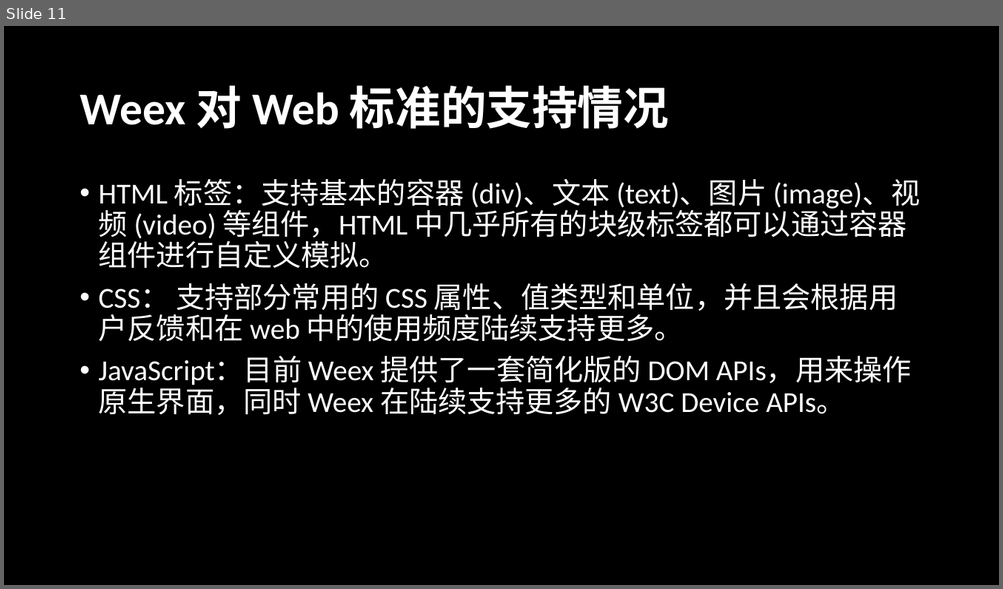
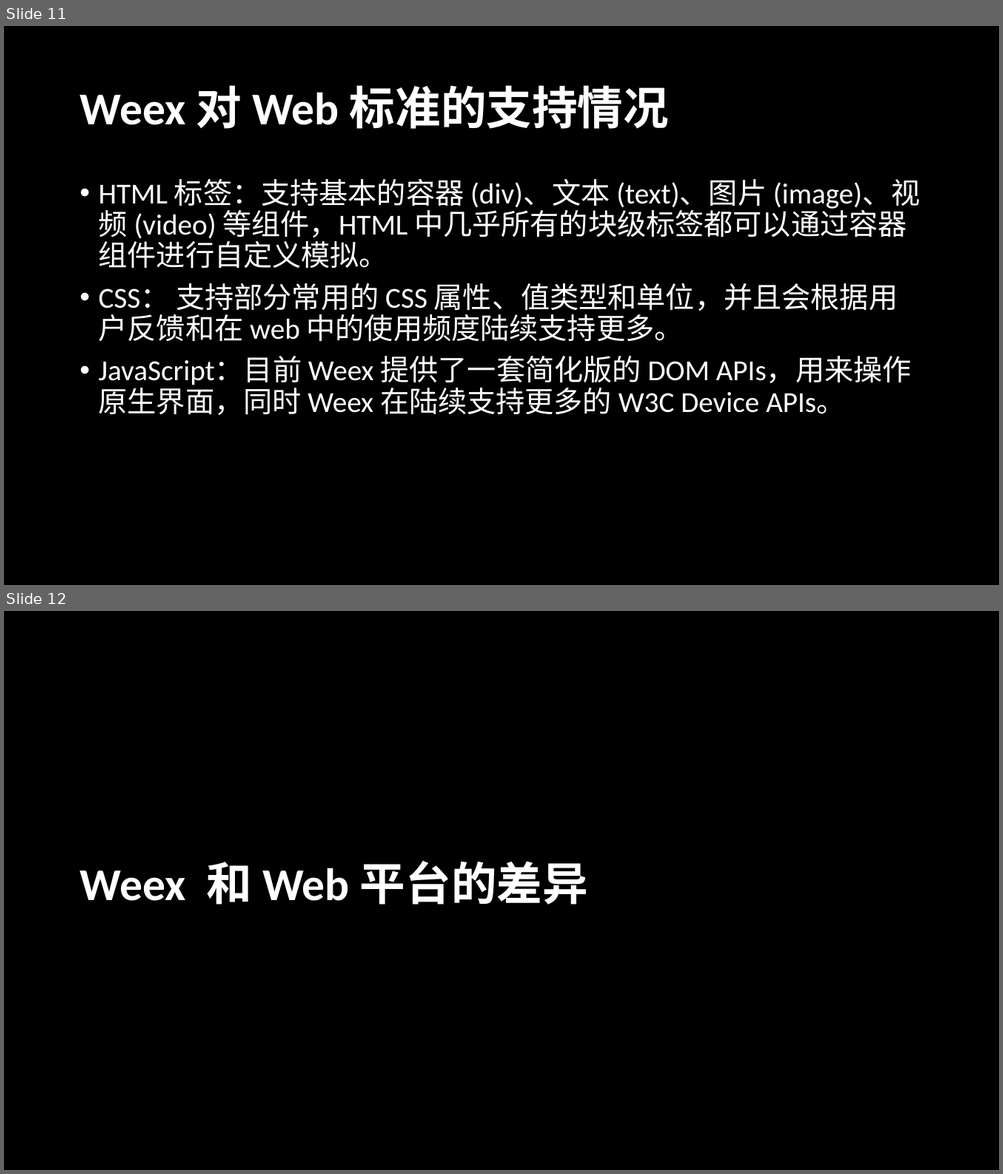
Before and after one commit to radiofly19841018/demo-weex, a slide deck: ppt/演示文稿1.pptx. Shown one above the other, each under a label of ours: slide 11 before the commit, slides 11 and 12 after it. The pictures are 1003x589 and 1003x1174 pixels, drawn with LibreOffice and Linux fonts; fonts in the diff are those of the drawing. Boxes give left, top, right and bottom in pixels: in the first picture for what was removed or moved away, otherwise in the second. Text is boxed around its words. In the diff, an @@ line names an element or a change of style, - is before the commit and + after.

```diff
--- a/ppt/演示文稿1.pptx
+++ b/ppt/演示文稿1.pptx
@@ slide 12 added at <box>4,611,999,1170</box>, background #000000 @@
@@ title added at <box>79,861,588,905</box>, 44 pt, text #FFFFFF, bold @@
+Weex 和 Web 平台的差异
```
Also in this commit, not shown: 3 slides changed, 4 other slides added.
